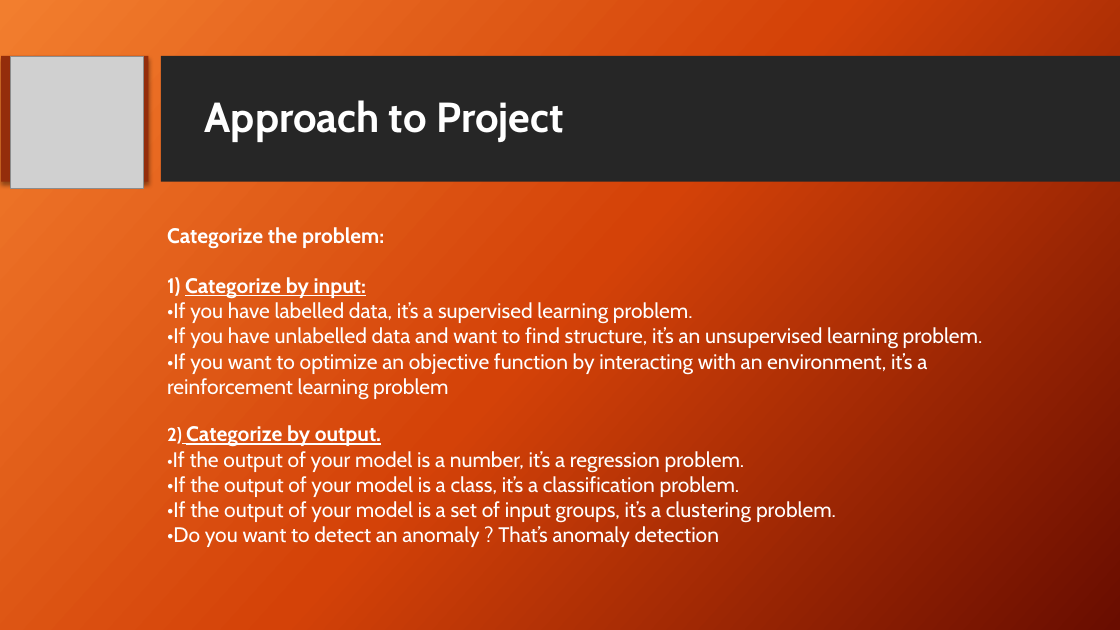
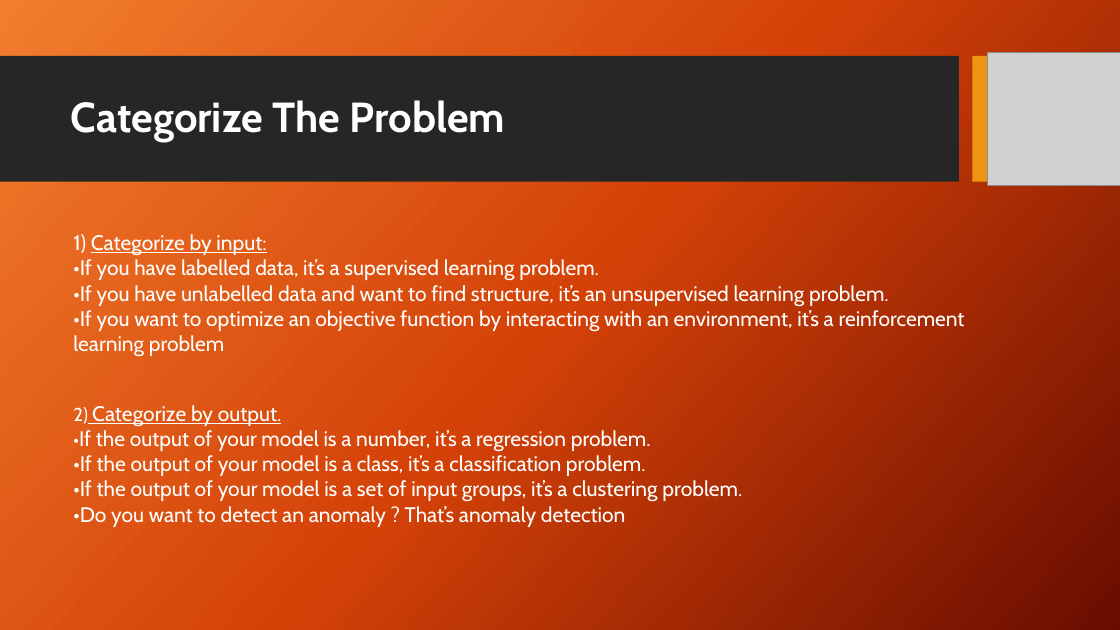
Before and after one commit to ItProject1920/data-science-project, a slide deck: slide 11 of Project Review FINAL.pptx. Drawn at 1120x630 pixels with LibreOffice and Linux fonts; fonts in the diff are those of the drawing; grey boxes stand for pictures; background and template pictures are left out. Boxes give left, top, right and bottom in pixels: in the first picture for what was removed or moved away, otherwise in the second. Text is boxed around its words. In the diff, an @@ line names an element or a change of style, - is before the commit and + after.

```diff
--- a/Project Review FINAL.pptx
+++ b/Project Review FINAL.pptx
@@ rectangle: place and size @@
-rectangle at [161,56,1120,182]
+rectangle at [0,56,959,182]
@@ rectangle removed at [1,56,148,182] @@
@@ rectangle added at [973,56,1120,182], fill #F09415 @@
@@ picture: place and size @@
-picture at [11,56,143,188]
+picture at [988,53,1120,185]
@@ title at [71,100,505,142]: text changed @@
-Approach to Project
+Categorize The Problem
@@ text "1) Categorize by input:": place and size @@
-text "1) Categorize by input:" at [167,227,983,547]
+text "1) Categorize by input:" at [73,234,965,527]
@@ text at [73,234,282,427]: bold off in "1) Categorize by input:", "2) Categorize by output." @@
@@ text at [167,227,384,249]: paragraph removed @@
-Categorize the problem:
```
Also in this commit, not shown: 10 other slides changed, 2 slides added, 1 slide removed.
